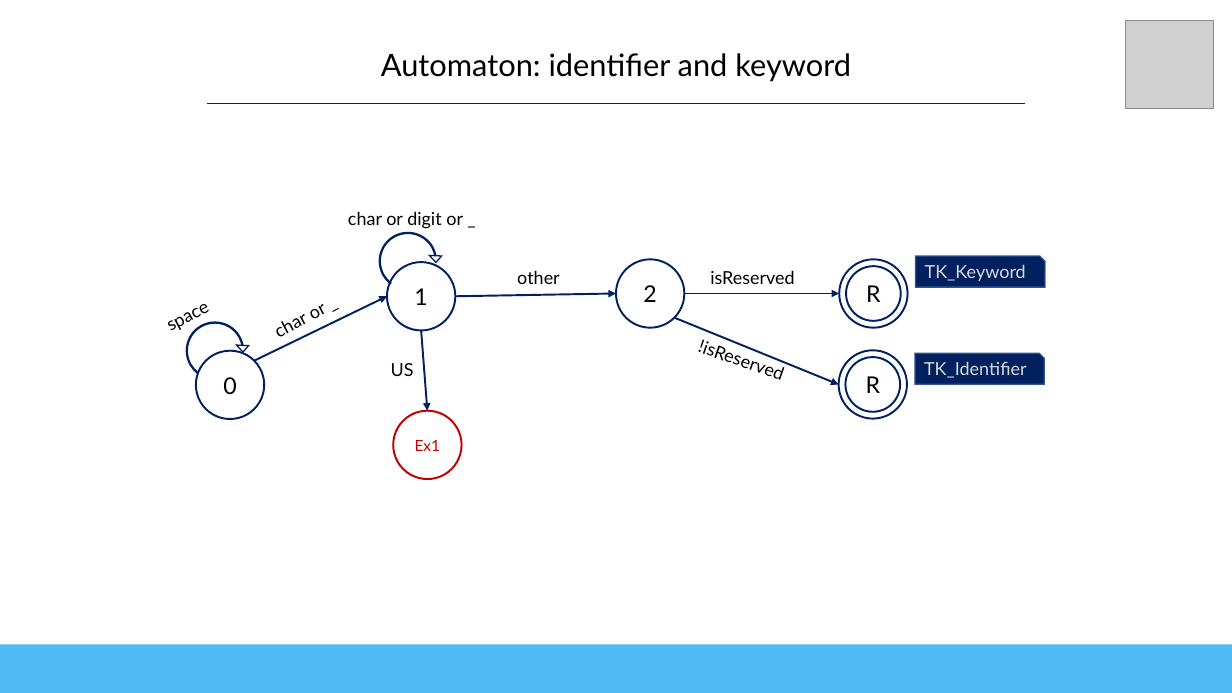
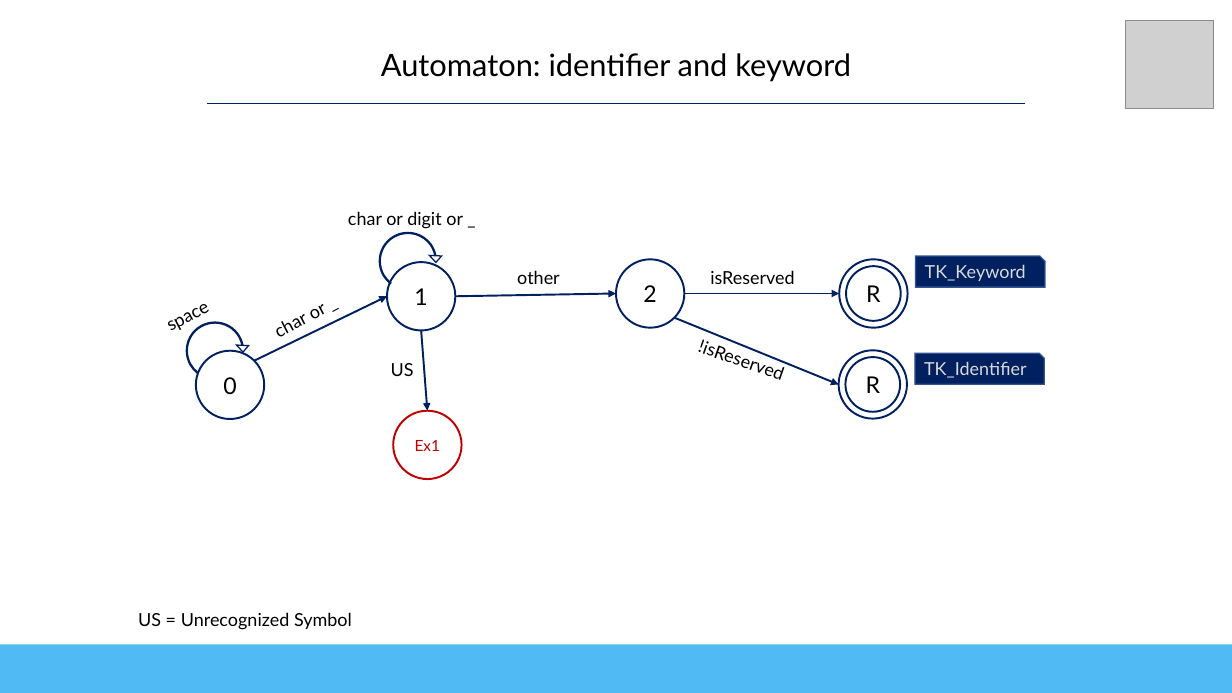
Before and after one commit to karo-txs/Pavo, a slide deck: slide 2 of docs/PavoAutomatons.pptx. Drawn at 1232x693 pixels with LibreOffice and Linux fonts; fonts in the diff are those of the drawing; grey boxes stand for pictures. Boxes give left, top, right and bottom in pixels: in the first picture for what was removed or moved away, otherwise in the second. Text is boxed around its words. In the diff, an @@ line names an element or a change of style, - is before the commit and + after.

```diff
--- a/docs/PavoAutomatons.pptx
+++ b/docs/PavoAutomatons.pptx
@@ text added at (x1=138, y1=612, x2=352, y2=630), 14 pt, text #000000 @@
+US = Unrecognized Symbol
```
Also in this commit, not shown: 2 other slides changed, 6 other files.
